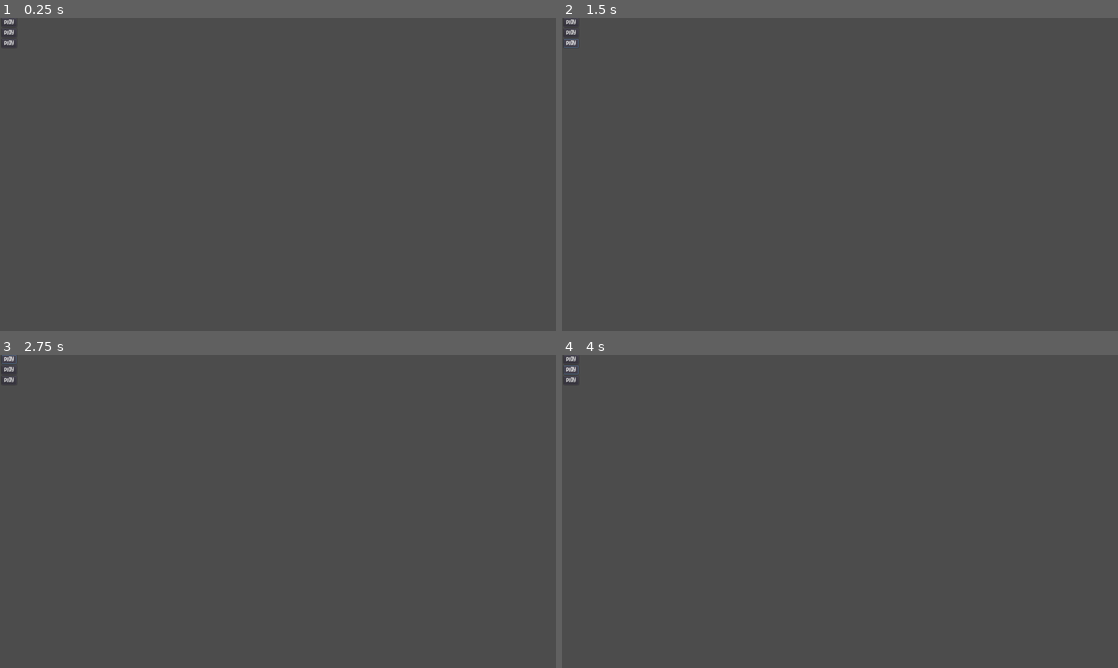
Above: before the commit, frames 1-4 (two rows, left to right).
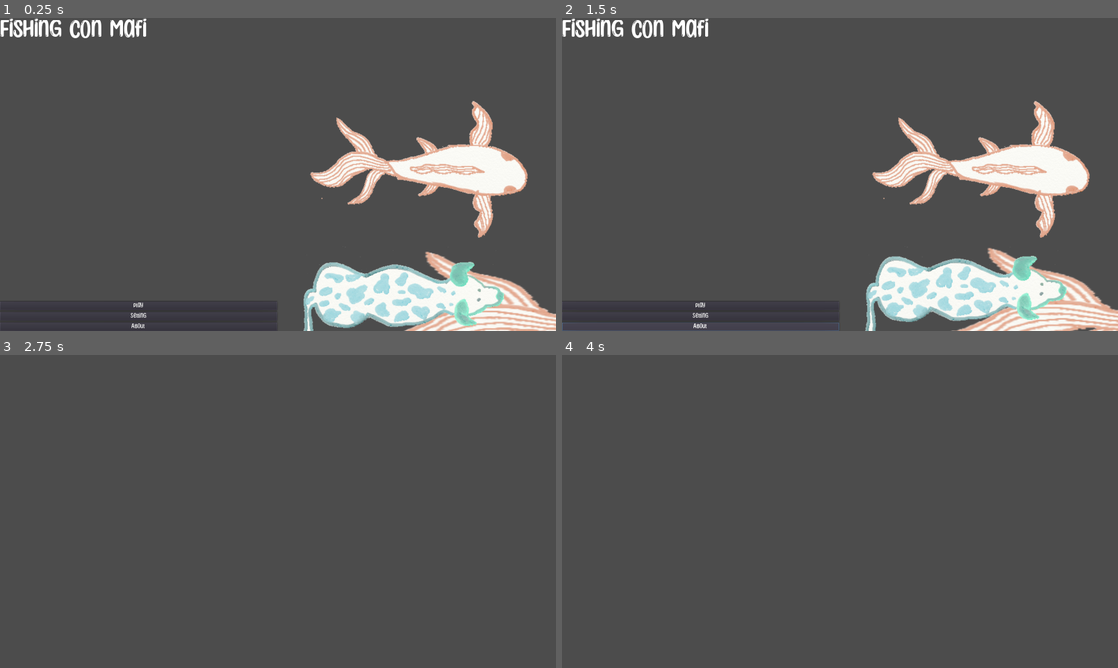
Above: after the commit, the same moments.

Repository: emmdie/dogGame
Game: Godot game, scene res://MainMenu.tscn
Same seed, same stepped clock (60 frames per second), same inputs: the game is played once before the commit and once after it. Before the commit the project has no main scene; this scene is started directly in both runs.
Inputs (mouse positions are in pixels of both pictures, inside the frame that each line leads up to):
- Up to frame 1 (0.25 s): no input
- Up to frame 2 (1.5 s): click "Play" (after the commit: "Setting") at 0.5 s; click "Play" (after the commit: "About") at 1.25 s
- Up to frame 3 (2.75 s): click "Play" at 2 s
- Up to frame 4 (4 s): click (573, 358) at 2.75 s, where only the run before the commit has a clickable "Play"; click (573, 370) at 3.5 s, where only the run before the commit has a clickable "Play"

The runs differ from the first frame. In frame 1, 14% of the frame differs, in the area x 0-100%, y 0-100%; in frame 2, 15%; in frame 3, less than 0.1%; in frame 4, less than 0.1%.

Commit message:
added title screen

Diff:
--- a/MainMenu.tscn
+++ b/MainMenu.tscn
@@ -1,8 +1,10 @@
-[gd_scene load_steps=4 format=2]
+[gd_scene load_steps=6 format=2]
 
 [ext_resource path="res://assets/fonts/sunny-spells-font/SunnyspellsRegular-MV9ze.otf" type="DynamicFontData" id=1]
+[ext_resource path="res://assets/fish.png" type="Texture" id=2]
+[ext_resource path="res://ParallaxTitleScreen.tscn" type="PackedScene" id=3]
 
-[sub_resource type="DynamicFont" id=1]
+[sub_resource type="DynamicFont" id=3]
 size = 64
 font_data = ExtResource( 1 )
 
@@ -17,32 +19,60 @@
 margin_right = 1280.0
 margin_bottom = 720.0
 
-[node name="RichTextLabel" type="RichTextLabel" parent="HBoxContainer"]
+[node name="VBoxContainer2" type="VBoxContainer" parent="HBoxContainer"]
+margin_right = 638.0
 margin_bottom = 720.0
-custom_fonts/normal_font = SubResource( 1 )
-text = "Fishing Con Mafi"
+size_flags_horizontal = 3
+size_flags_vertical = 3
 
-[node name="VBoxContainer" type="VBoxContainer" parent="HBoxContainer"]
-margin_left = 4.0
-margin_right = 38.0
+[node name="RichTextLabel" type="RichTextLabel" parent="HBoxContainer/VBoxContainer2"]
+margin_right = 638.0
+margin_bottom = 70.0
+size_flags_horizontal = 3
+size_flags_vertical = 3
+custom_fonts/normal_font = SubResource( 3 )
+text = "Fishing con Mafi
+"
+
+[node name="VBoxContainer" type="VBoxContainer" parent="HBoxContainer/VBoxContainer2"]
+margin_top = 655.0
+margin_right = 638.0
 margin_bottom = 720.0
+size_flags_horizontal = 3
 
-[node name="StartGameButton" type="Button" parent="HBoxContainer/VBoxContainer"]
-margin_right = 34.0
+[node name="StartGameButton" type="Button" parent="HBoxContainer/VBoxContainer2/VBoxContainer"]
+margin_right = 638.0
 margin_bottom = 19.0
 custom_fonts/font = SubResource( 2 )
 text = "Play"
 
-[node name="SettingsButton" type="Button" parent="HBoxContainer/VBoxContainer"]
+[node name="SettingsButton" type="Button" parent="HBoxContainer/VBoxContainer2/VBoxContainer"]
 margin_top = 23.0
-margin_right = 34.0
+margin_right = 638.0
 margin_bottom = 42.0
 custom_fonts/font = SubResource( 2 )
-text = "Play"
+text = "Setting"
 
-[node name="AboutButton" type="Button" parent="HBoxContainer/VBoxContainer"]
+[node name="AboutButton" type="Button" parent="HBoxContainer/VBoxContainer2/VBoxContainer"]
 margin_top = 46.0
-margin_right = 34.0
+margin_right = 638.0
 margin_bottom = 65.0
 custom_fonts/font = SubResource( 2 )
-text = "Play"
+text = "About"
+
+[node name="CenterContainer" type="CenterContainer" parent="HBoxContainer"]
+margin_left = 642.0
+margin_right = 1280.0
+margin_bottom = 720.0
+size_flags_horizontal = 3
+
+[node name="TextureRect" type="TextureRect" parent="HBoxContainer/CenterContainer"]
+margin_left = 63.0
+margin_top = 104.0
+margin_right = 575.0
+margin_bottom = 616.0
+texture = ExtResource( 2 )
+
+[node name="ParallaxBackground" parent="." instance=ExtResource( 3 )]
+
+[connection signal="pressed" from="HBoxContainer/VBoxContainer2/VBoxContainer/StartGameButton" to="ParallaxBackground" method="_on_StartGameButton_pressed"]
--- /dev/null
+++ b/ParallaxBackgroundMovement.gd
@@ -0,0 +1,37 @@
+extends ParallaxBackground
+
+var viewport_size
+var relative_x
+var relative_y
+
+func _ready():
+	get_tree().get_root().connect("size_changed", self, "viewport_changed") # register event if viewport changes
+	viewport_changed()
+	relative_x = 0
+	relative_y = 0
+
+func _input(event):
+	if event is InputEventMouseMotion:
+		var mouse_x = event.position.x
+		var mouse_y = event.position.y
+		relative_x = -1 * (mouse_x - (viewport_size.x/2)) / (viewport_size.x/2)
+		relative_y = -1 * (mouse_y - (viewport_size.y/2)) / (viewport_size.y/2)
+		# print("relative_y: " + str(relative_y))
+		# print("relative_x: " + str(relative_x))
+		var count = 4
+		for child in self.get_children(): # for each parallaxlayer do...
+			child.motion_offset.x = count * relative_x
+			child.motion_offset.y = count * relative_y
+			count = count * 1.6
+
+# gets called on the start of the application once and every time the viewport changes
+# centers the images
+func viewport_changed():
+	viewport_size = get_viewport().size
+	for child in self.get_children():
+		child.get_node("Sprite").offset.x = viewport_size.x / 2
+		child.get_node("Sprite").offset.y = viewport_size.y / 2
+
+
+func _on_StartGameButton_pressed():
+	get_tree().change_scene("res://Main.tscn")
--- /dev/null
+++ b/ParallaxTitleScreen.tscn
@@ -0,0 +1,21 @@
+[gd_scene load_steps=4 format=2]
+
+[ext_resource path="res://assets/dog/dog.png" type="Texture" id=1]
+[ext_resource path="res://ParallaxBackgroundMovement.gd" type="Script" id=2]
+[ext_resource path="res://assets/fish.png" type="Texture" id=3]
+
+[node name="ParallaxBackground" type="ParallaxBackground"]
+script = ExtResource( 2 )
+
+[node name="ParallaxLayer" type="ParallaxLayer" parent="."]
+
+[node name="Sprite" type="Sprite" parent="ParallaxLayer"]
+position = Vector2( 348, 392.5 )
+scale = Vector2( 2.96484, 1.54492 )
+texture = ExtResource( 3 )
+
+[node name="ParallaxLayer2" type="ParallaxLayer" parent="."]
+
+[node name="Sprite" type="Sprite" parent="ParallaxLayer2"]
+position = Vector2( 511, 390 )
+texture = ExtResource( 1 )
--- a/project.godot
+++ b/project.godot
@@ -11,6 +11,7 @@
 [application]
 
 config/name="Dog Game"
+run/main_scene="res://MainMenu.tscn"
 config/icon="res://icon.png"
 
 [display]
